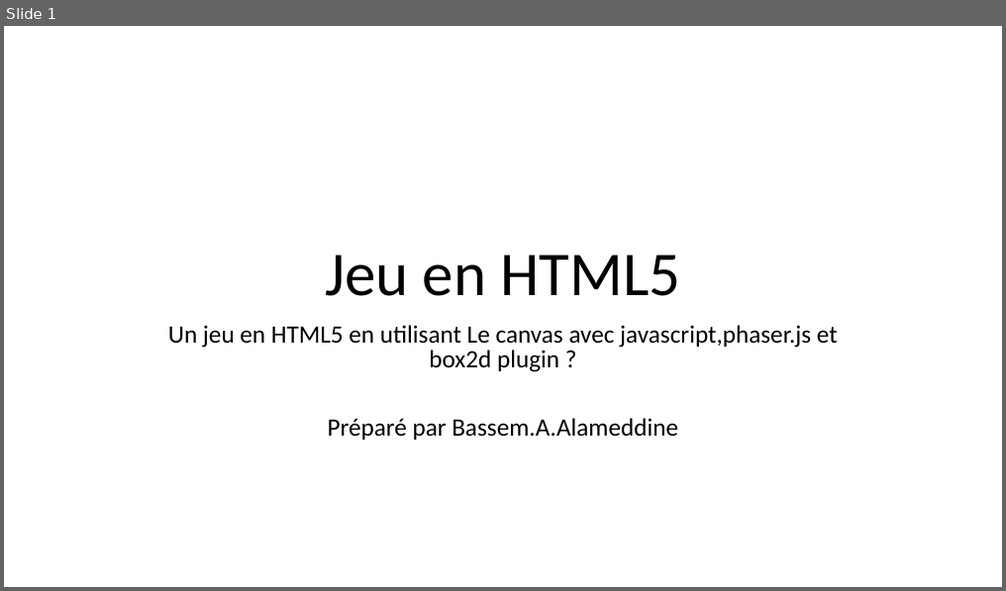
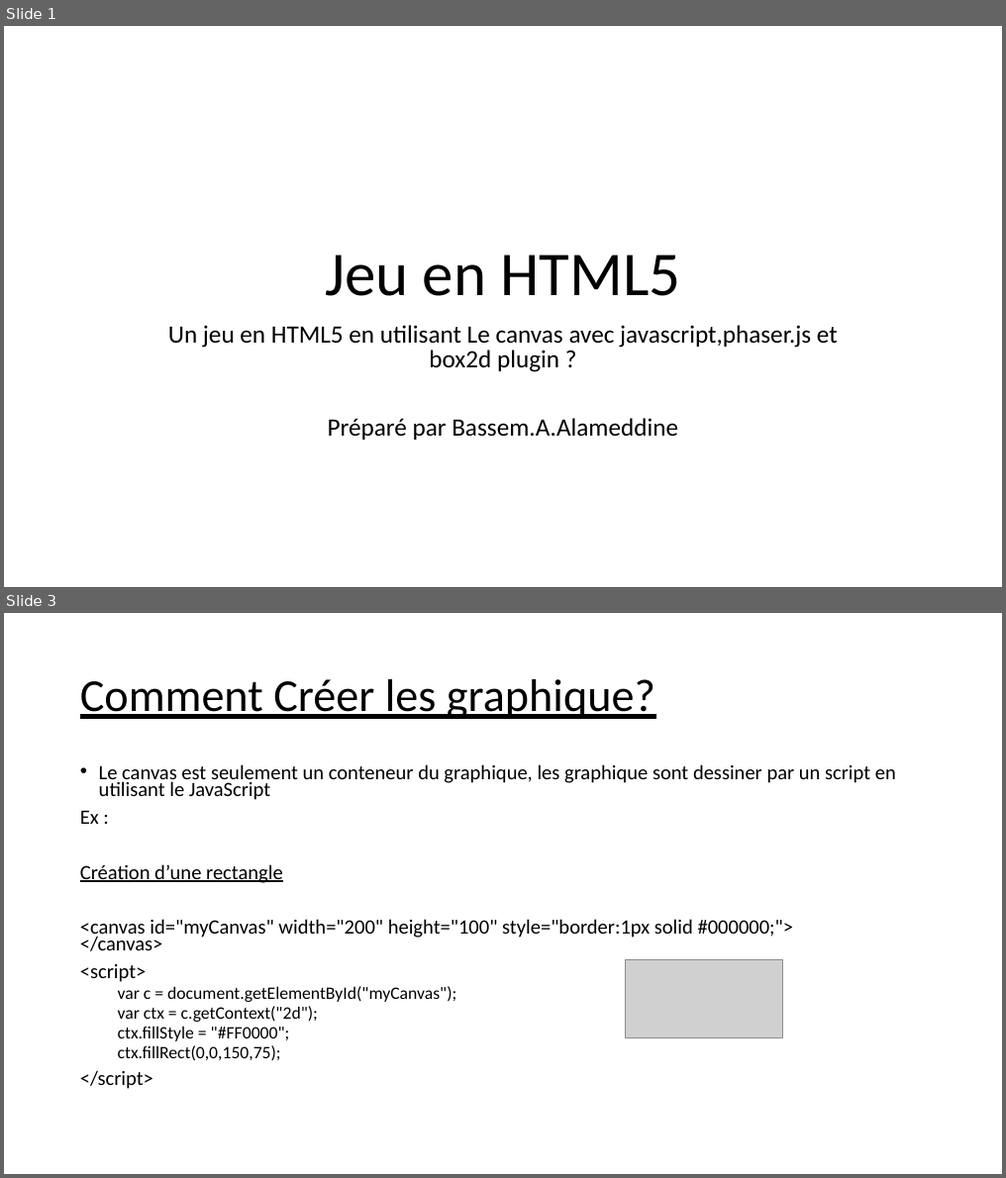
Before and after one commit to balamddine/NewHtml5, a slide deck: CanvasGame/Un jeu en canvas.pptx. Shown one above the other, each under a label of ours: slide 1 before the commit, slides 1 and 3 after it; the slides between them are not shown. The pictures are 1006x591 and 1006x1178 pixels, drawn with LibreOffice and Linux fonts; fonts in the diff are those of the drawing; grey boxes stand for pictures. Boxes give left, top, right and bottom in pixels: in the first picture for what was removed or moved away, otherwise in the second. Text is boxed around its words. In the diff, an @@ line names an element or a change of style, - is before the commit and + after.

```diff
--- a/CanvasGame/Un jeu en canvas.pptx
+++ b/CanvasGame/Un jeu en canvas.pptx
@@ slide 3 added at (x1=4, y1=613, x2=1002, y2=1174), background #FFFFFF @@
@@ title added at (x1=80, y1=679, x2=655, y2=719), 44 pt, text #000000, underline @@
+Comment Créer les graphique?
@@ text added at (x1=80, y1=764, x2=896, y2=1089), 19.6 pt, text #000000 @@
+• Le canvas est seulement un conteneur du graphique, les graphique sont dessiner par un script en utilisant le JavaScript
+Ex :
+Création d’une rectangle
+<canvas id="myCanvas" width="200" height="100" style="border:1px solid #000000;">
+</canvas>
+<script>
+  var c = document.getElementById("myCanvas");
+  var ctx = c.getContext("2d");
+  ctx.fillStyle = "#FF0000";
+  ctx.fillRect(0,0,150,75);
+</script>
@@ picture added at (x1=626, y1=959, x2=782, y2=1039) @@
```
Also in this commit, not shown: 7 other slides added, 6 other files.
